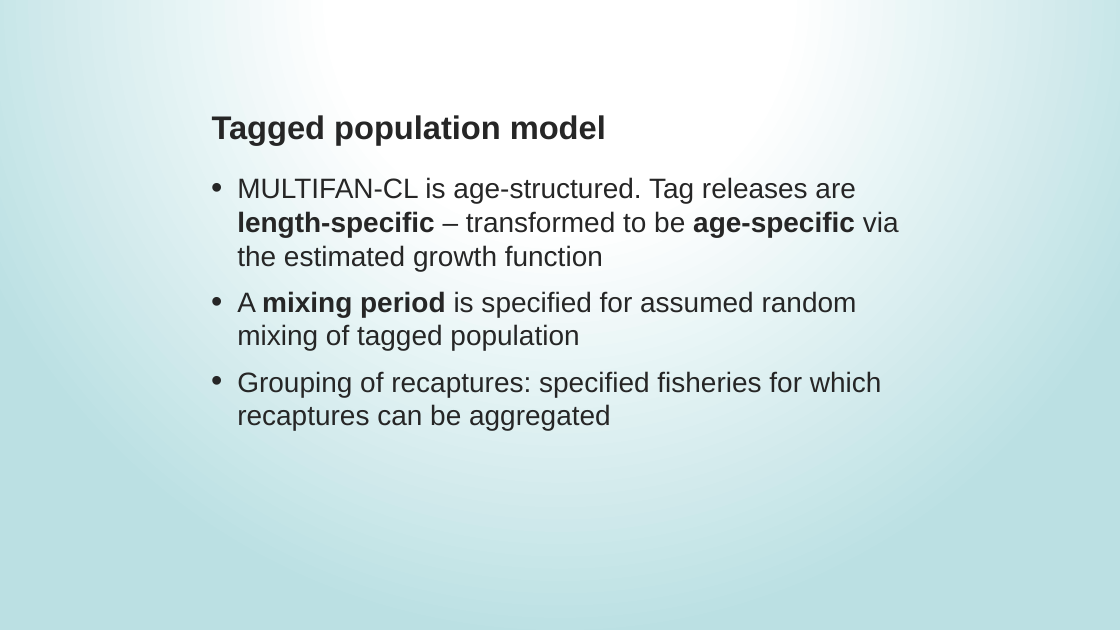
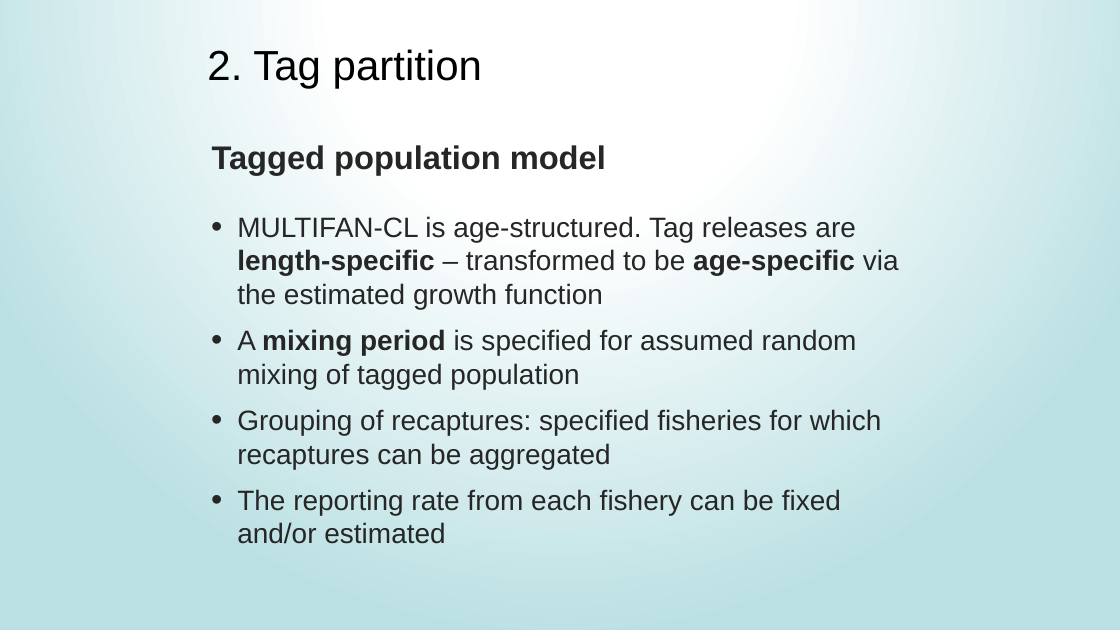
Before and after one commit to PacificCommunity/ofp-sam-transition-plan, a slide deck: slide 7 of presentations/2024_05_13_mfcl_future/MULTIFAN-CL_future.pptx (slide 12 before the commit). Drawn at 1120x630 pixels with LibreOffice and Linux fonts; fonts in the diff are those of the drawing. Boxes give left, top, right and bottom in pixels: in the first picture for what was removed or moved away, otherwise in the second. Text is boxed around its words. In the diff, an @@ line names an element or a change of style, - is before the commit and + after.

```diff
--- a/presentations/2024_05_13_mfcl_future/MULTIFAN-CL_future.pptx
+++ b/presentations/2024_05_13_mfcl_future/MULTIFAN-CL_future.pptx
@@ text added at box(207, 49, 482, 88), 36 pt, text #000000 @@
+2. Tag partition
@@ text "Tagged population model": place and size @@
-text "Tagged population model" at box(212, 115, 606, 145)
+text "Tagged population model" at box(212, 145, 606, 175)
@@ text "MULTIFAN-CL is age-structured. Tag releases ...": place and size @@
-text "MULTIFAN-CL is age-structured. Tag releases ..." at box(237, 177, 899, 430)
+text "MULTIFAN-CL is age-structured. Tag releases ..." at box(237, 216, 899, 544)
@@ text at box(237, 489, 841, 544): paragraph added @@
+• The reporting rate from each fishery can be fixed and/or estimated
```
Also in this commit, not shown: 5 other slides changed, 6 slides removed, 1 other file.
